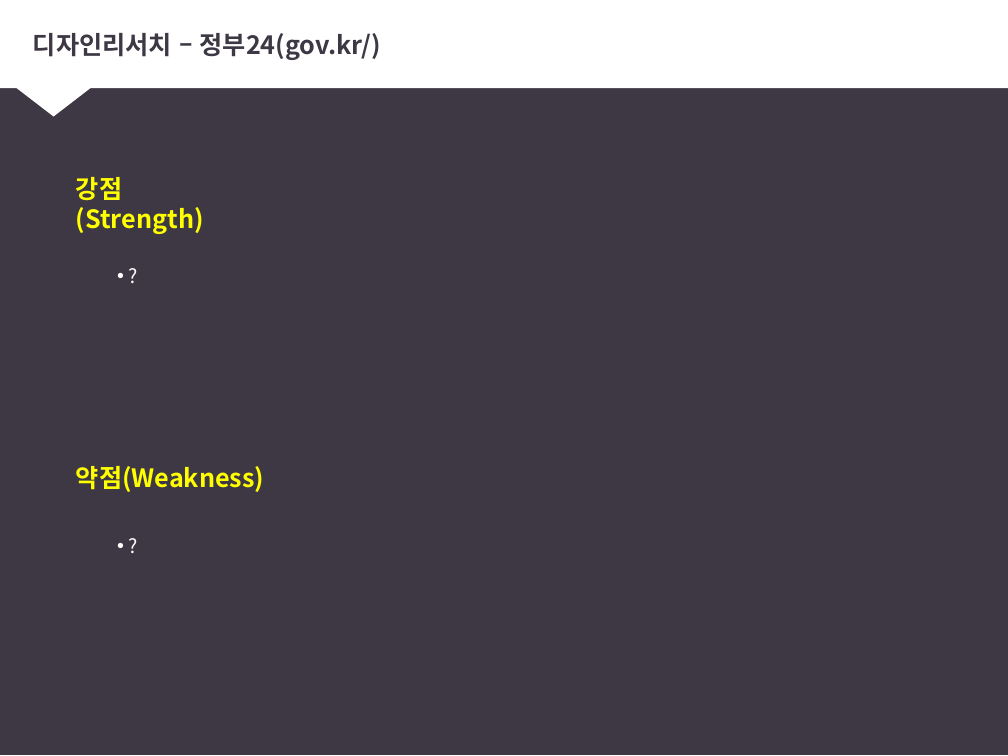
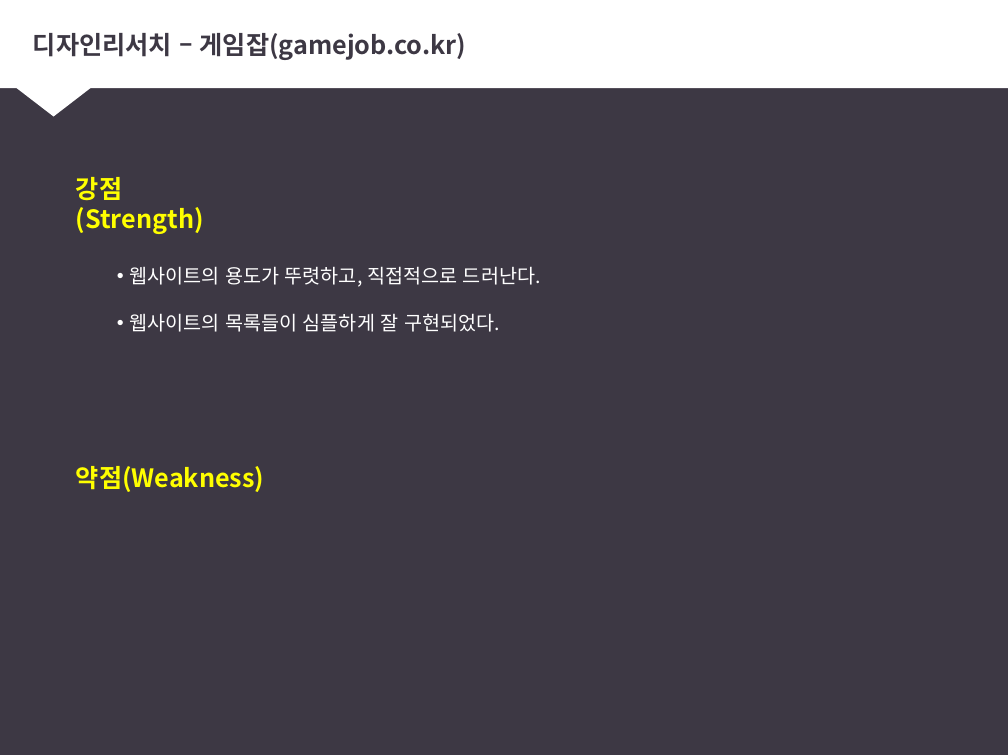
Before and after one commit to rlamj5555/ui_ux_test, a slide deck: slide 18 of 팀과제 자료/스마트커뮤니티 - 기초데이터수집.pptx. Drawn at 1008x756 pixels with LibreOffice and Linux fonts; fonts in the diff are those of the drawing. Boxes give left, top, right and bottom in pixels: in the first picture for what was removed or moved away, otherwise in the second. Text is boxed around its words. In the diff, an @@ line names an element or a change of style, - is before the commit and + after.

```diff
--- a/팀과제 자료/스마트커뮤니티 - 기초데이터수집.pptx
+++ b/팀과제 자료/스마트커뮤니티 - 기초데이터수집.pptx
@@ title at (33,33,467,60): text changed @@
-디자인리서치 – 정부24(gov.kr/)
+디자인리서치 – 게임잡(gamejob.co.kr)
@@ text at (129,266,541,332): text changed @@
-• ?
+• 웹사이트의 용도가 뚜렷하고, 직접적으로 드러난다.
+• 웹사이트의 목록들이 심플하게 잘 구현되었다.
@@ text removed at (107,529,516,563) @@
-• ?
```
Also in this commit, not shown: 8 other slides changed, 22 other files.
